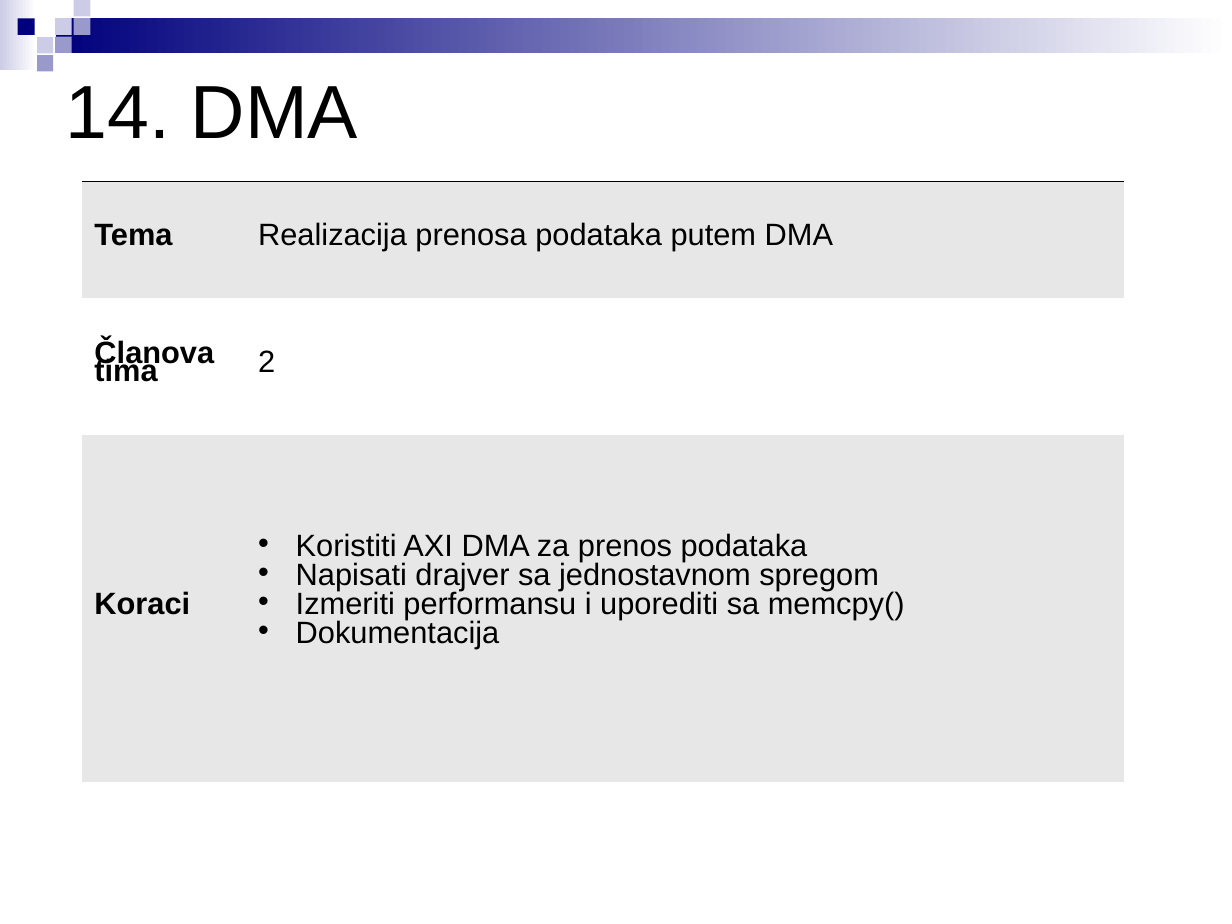
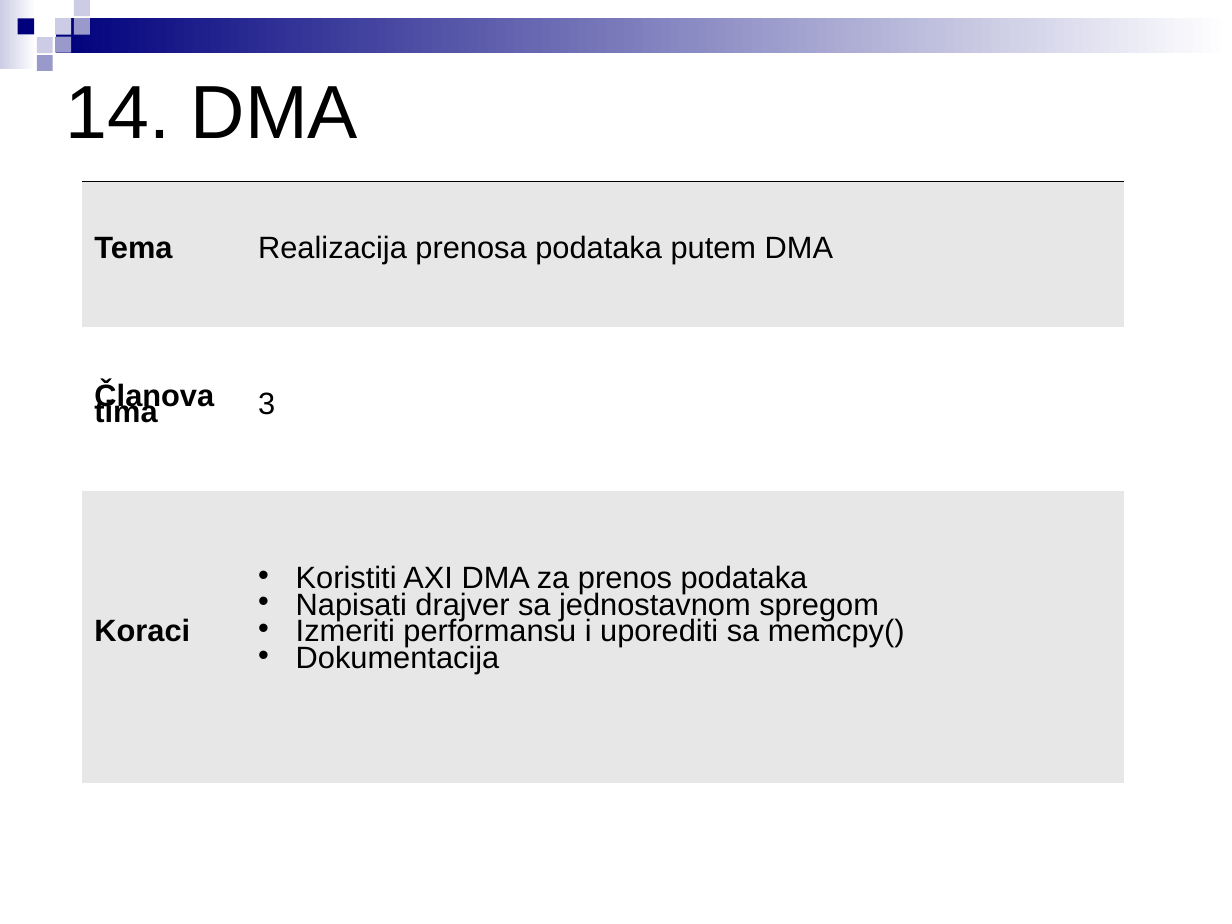
Before and after one commit to stefankoncarevic/projects_2018, a slide deck: slide 16 of LPRS2_projekti.ppt. Drawn at 1232x924 pixels with LibreOffice and Linux fonts; fonts in the diff are those of the drawing. Boxes give left, top, right and bottom in pixels: in the first picture for what was removed or moved away, otherwise in the second. Text is boxed around its words. In the diff, an @@ line names an element or a change of style, - is before the commit and + after.

```diff
--- a/LPRS2_projekti.ppt
+++ b/LPRS2_projekti.ppt
@@ table at box(83, 181, 1125, 784) @@
-row 2, column 2: 2
+row 2, column 2: 3
@@ line spacing 0.54 to 0.48 @@
```
Also in this commit, not shown: 22 other slides changed, 1 slide added, 1 other file.
